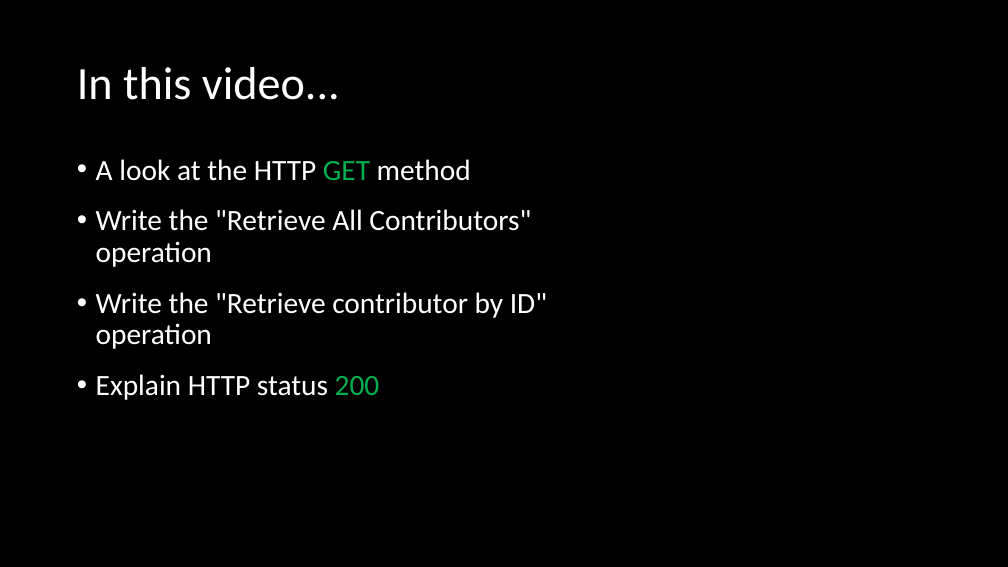
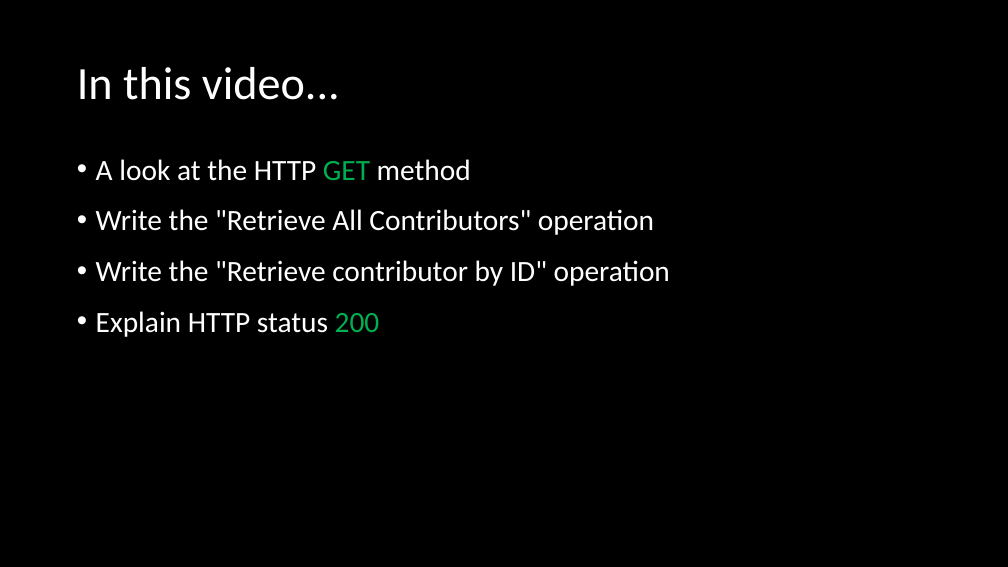
Before and after one commit to ckiefriter1/PT-BESD, a slide deck: slide 2 of Week14/02 Pet Park - Retrieve Contributor.pptx. Drawn at 1008x567 pixels with LibreOffice and Linux fonts; fonts in the diff are those of the drawing. Boxes give left, top, right and bottom in pixels: in the first picture for what was removed or moved away, otherwise in the second. Text is boxed around its words. In the diff, an @@ line names an element or a change of style, - is before the commit and + after.

```diff
--- a/Week14/02 Pet Park - Retrieve Contributor.pptx
+++ b/Week14/02 Pet Park - Retrieve Contributor.pptx
@@ text "A look at the HTTP ..." rewrapped from [96, 159, 547, 400] to [96, 159, 670, 337] @@
```
Also in this commit, not shown: 1 other slide changed, 5 other files.
